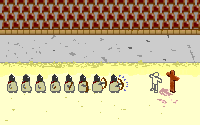
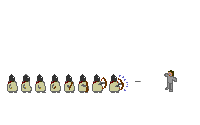
Comparing the layer stacks of the two 200×125 images. Changes:
removed layer "Layer 5" over [149, 72, 162, 93]
added group "victim" with 6 layers above "arrow" over [164, 70, 177, 92]
added layer "head" in group "victim" over [168, 70, 174, 76]
added layer "rightarm" in group "victim" over [164, 73, 169, 77]
added layer "leftarm" in group "victim" over [172, 76, 177, 82]
added layer "rightleg" in group "victim" over [165, 83, 170, 90]
added layer "leftleg" in group "victim" over [169, 84, 173, 92]
added layer "torso" in group "victim" over [166, 74, 175, 86]
hid group "background" (12 layers) over [0, 0, 200, 125]
